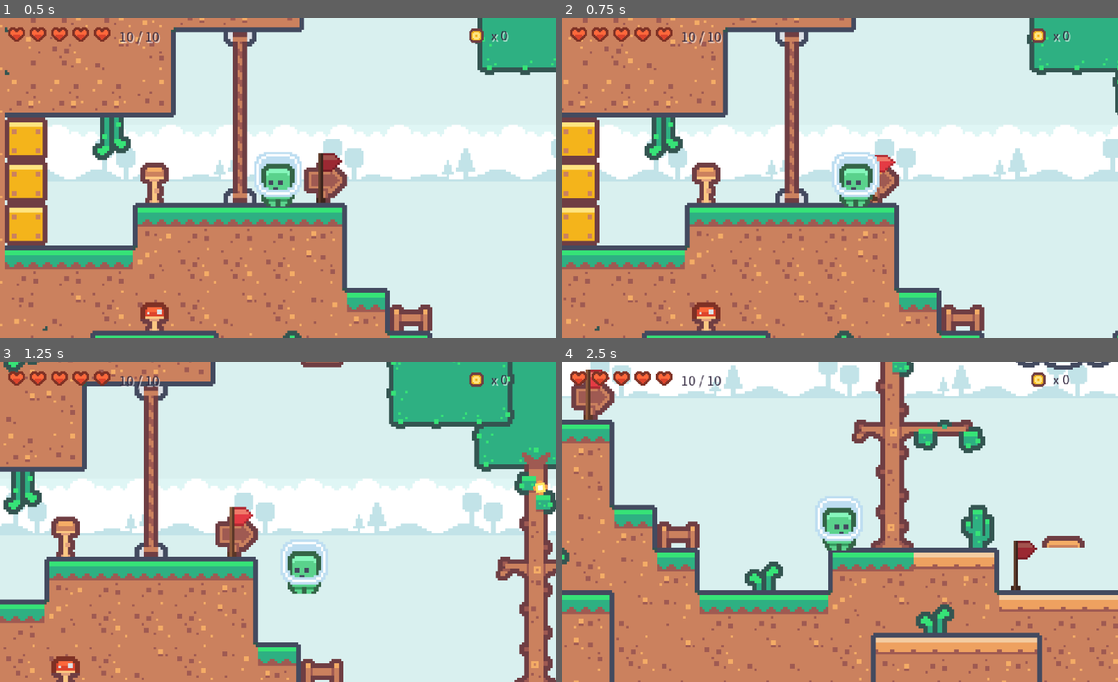
Above: before the commit, frames 1-4 (two rows, left to right).
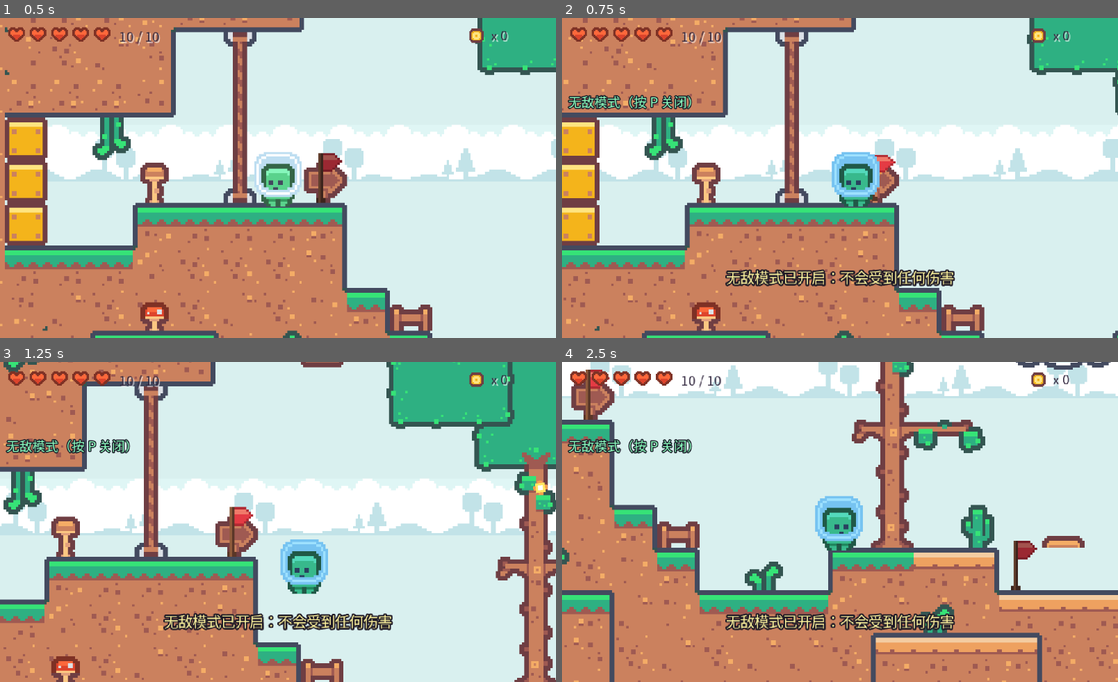
Above: after the commit, the same moments.

Repository: Elysia-eng/-homework
Game: Godot game, scene res://scenes/main.tscn
Same seed, same stepped clock (60 frames per second), same inputs: the game is played once before the commit and once after it.
Inputs (mouse positions are in pixels of both pictures, inside the frame that each line leads up to):
- Up to frame 1 (0.5 s): no input
- Up to frame 2 (0.75 s): tap Enter at 0.5 s; move the mouse to (962, 162) at 0.52 s; hold D (move_right) from 0.53 s (still down); tap P at 0.6 s; click (962, 162) at 0.67 s
- Up to frame 3 (1.25 s): keep holding D (move_right); tap Space (jump) at 0.77 s
- Up to frame 4 (2.5 s): move the mouse to (728, 538) at 1.27 s; tap F (fly) at 1.35 s; tap Space (jump) at 1.52 s; tap P at 1.55, 2.3 s; move the mouse to (895, 451) at 2.02 s; release D (move_right) at 2.03 s; press the mouse at (895, 451) at 2.03 s; hold A (move_left) from 2.03 s (still down)

Frame 1 is identical in both runs. In frame 2, 3.6% of the frame differs, in the area x 1-71%, y 23-84%; in frame 3, 3.6%; in frame 4, 3.6%.

Commit message:
feat: 按 P 键切换无敌模式，避免卡关（HUD 提示 + 玩家变蓝）

Diff:
--- a/scenes/hud.tscn
+++ b/scenes/hud.tscn
@@ -120,6 +120,19 @@
 theme_override_font_sizes/font_size = 11
 text = "右键反伤（消耗 1 金币）"
 
+[node name="GodLabel" type="Label" parent="."]
+visible = false
+offset_left = 5.0
+offset_top = 62.0
+offset_right = 300.0
+offset_bottom = 79.0
+theme_override_colors/font_color = Color(0.55, 1, 0.75, 1)
+theme_override_colors/font_outline_color = Color(0.1, 0.12, 0.16, 1)
+theme_override_constants/outline_size = 4
+theme_override_fonts/font = SubResource("SystemFont_cjk")
+theme_override_font_sizes/font_size = 11
+text = "无敌模式（按 P 关闭）"
+
 [node name="Toast" type="Label" parent="."]
 visible = false
 offset_left = 84.0
--- a/scripts/game_manager.gd
+++ b/scripts/game_manager.gd
@@ -9,6 +9,7 @@
 signal keys_changed(count: int)
 signal key_collected(key_id: int)
 signal reflect_state_changed(available: bool, armed: bool)
+signal god_mode_changed(enabled: bool)
 signal respawn_requested
 signal game_over
 signal game_won
@@ -30,6 +31,7 @@
 var boss_bar_visible: bool = false
 var reflect_available: bool = false
 var reflect_armed: bool = false
+var god_mode: bool = false
 
 func _ready() -> void:
 	process_mode = Node.PROCESS_MODE_ALWAYS
@@ -49,6 +51,7 @@
 	boss_bar_visible = false
 	reflect_available = false
 	reflect_armed = false
+	god_mode = false
 	health_changed.emit(health, max_health)
 	coins_changed.emit(coins)
 	boss_health_changed.emit(boss_health, boss_max_health)
@@ -76,6 +79,11 @@
 		return
 	boss_bar_visible = value
 	boss_bar_visibility_changed.emit(value)
+
+func set_god_mode(enabled: bool) -> void:
+	god_mode = enabled
+	god_mode_changed.emit(enabled)
+	print("[Game] 无敌模式 = ", enabled)
 
 func enable_reflect() -> void:
 	reflect_available = true
--- a/scripts/hud.gd
+++ b/scripts/hud.gd
@@ -15,6 +15,7 @@
 @onready var _boss_label: Label = $BossLabel
 @onready var _key_label: Label = $KeyLabel
 @onready var _reflect_label: Label = $ReflectLabel
+@onready var _god_label: Label = $GodLabel
 @onready var _toast: Label = $Toast
 @onready var _message: Label = $Message
 @onready var _hint: Label = $Hint
@@ -32,6 +33,7 @@
 	GameManager.boss_bar_visibility_changed.connect(_on_boss_bar_visibility_changed)
 	GameManager.key_collected.connect(_on_key_collected)
 	GameManager.reflect_state_changed.connect(_on_reflect_state_changed)
+	GameManager.god_mode_changed.connect(_on_god_mode_changed)
 	GameManager.game_over.connect(_on_game_over)
 	GameManager.game_won.connect(_on_game_won)
 
@@ -40,6 +42,7 @@
 	_on_boss_health_changed(GameManager.boss_health, GameManager.boss_max_health)
 	_key_label.visible = false
 	_reflect_label.visible = false
+	_god_label.visible = false
 	_toast.visible = false
 	_message.visible = false
 	_hint.visible = false
@@ -104,6 +107,14 @@
 	else:
 		_reflect_label.visible = false
 
+func _on_god_mode_changed(enabled: bool) -> void:
+	_god_label.visible = enabled
+	if enabled:
+		_god_label.text = "无敌模式（按 P 关闭）"
+		_show_toast("无敌模式已开启：不会受到任何伤害")
+	else:
+		_show_toast("无敌模式已关闭")
+
 func _show_toast(text: String) -> void:
 	_toast.text = text
 	_toast.visible = true
--- a/scripts/player_controller.gd
+++ b/scripts/player_controller.gd
@@ -102,6 +102,10 @@
 
 func _unhandled_input(event: InputEvent) -> void:
 	if GameManager.is_game_over or GameManager.is_game_won:
+		return
+	if event is InputEventKey and event.pressed and not event.echo and event.keycode == KEY_P:
+		toggle_god_mode()
+		get_viewport().set_input_as_handled()
 		return
 	if event is InputEventMouseButton and event.pressed and event.button_index == MOUSE_BUTTON_RIGHT:
 		if GameManager.arm_reflect():
@@ -175,8 +179,14 @@
 	velocity.y = force
 	jumps_left = max_jumps
 
+func toggle_god_mode() -> void:
+	GameManager.set_god_mode(not GameManager.god_mode)
+	if sprite != null:
+		sprite.modulate = Color(0.62, 0.88, 1.0, 1.0) if GameManager.god_mode else Color(1, 1, 1, 1)
+	print("[Player] 无敌模式 = ", GameManager.god_mode)
+
 func take_damage(amount: int = 1) -> bool:
-	if invulnerable_timer > 0.0 or GameManager.is_game_over or GameManager.is_game_won:
+	if GameManager.god_mode or invulnerable_timer > 0.0 or GameManager.is_game_over or GameManager.is_game_won:
 		return false
 	_start_invulnerability()
 	GameManager.damage_player(amount)
@@ -212,7 +222,8 @@
 	velocity = Vector2.ZERO
 	flying = false
 	knockback_timer = 0.0
-	GameManager.damage_player(1)
+	if not GameManager.god_mode:
+		GameManager.damage_player(1)
 
 func _respawn_point() -> Vector2:
 	return GameManager.checkpoint_position if GameManager.has_checkpoint else spawn_position
